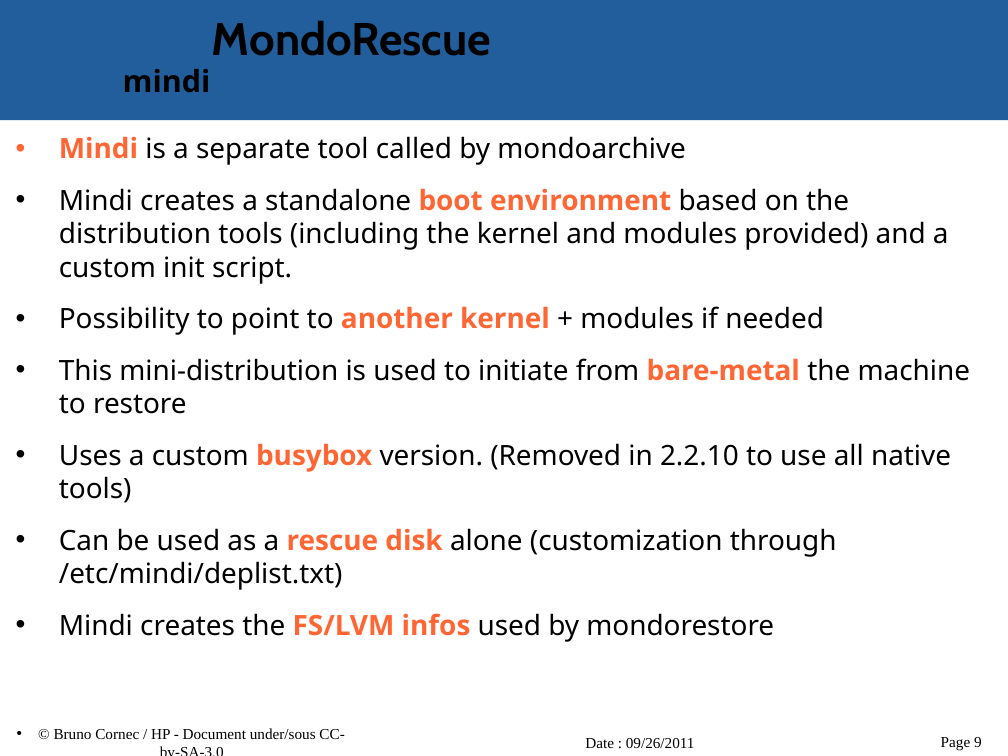
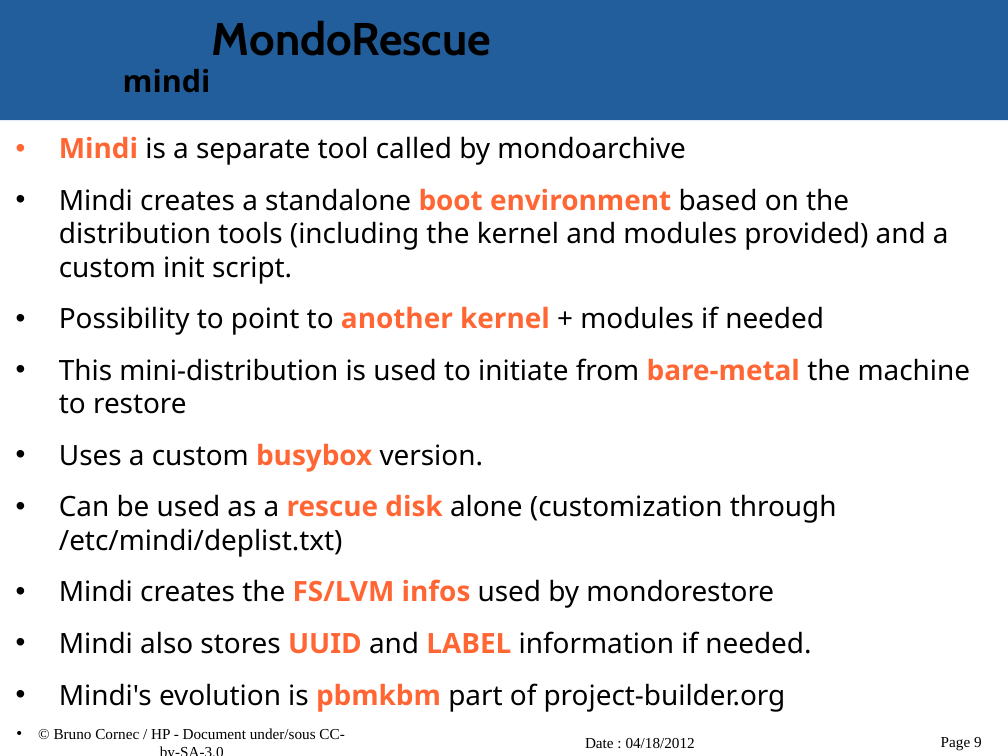
Before and after one commit to vir/mondo-rescue, a slide deck: slide 9 of mondo-doc/mondo-presentation.odp. Drawn at 1008x756 pixels with LibreOffice and Linux fonts; fonts in the diff are those of the drawing; background and template pictures are left out. Boxes give left, top, right and bottom in pixels: in the first picture for what was removed or moved away, otherwise in the second. Text is boxed around its words. In the diff, an @@ line names an element or a change of style, - is before the commit and + after.

```diff
--- a/mondo-doc/mondo-presentation.odp
+++ b/mondo-doc/mondo-presentation.odp
@@ text at [59, 443, 484, 472]: text changed @@
-• Uses a custom busybox version. (Removed in 2.2.10 to use all native tools)
+• Uses a custom busybox version.
@@ text at [59, 631, 811, 712]: paragraphs added @@
+• Mindi also stores UUID and LABEL information if needed.
+• Mindi's evolution is pbmkbm part of project-builder.org
@@ text at [585, 738, 695, 748]: text changed @@
-Date : 09/26/2011
+Date : 04/18/2012
```
Also in this commit, not shown: 25 other slides changed, 1 slide added.
